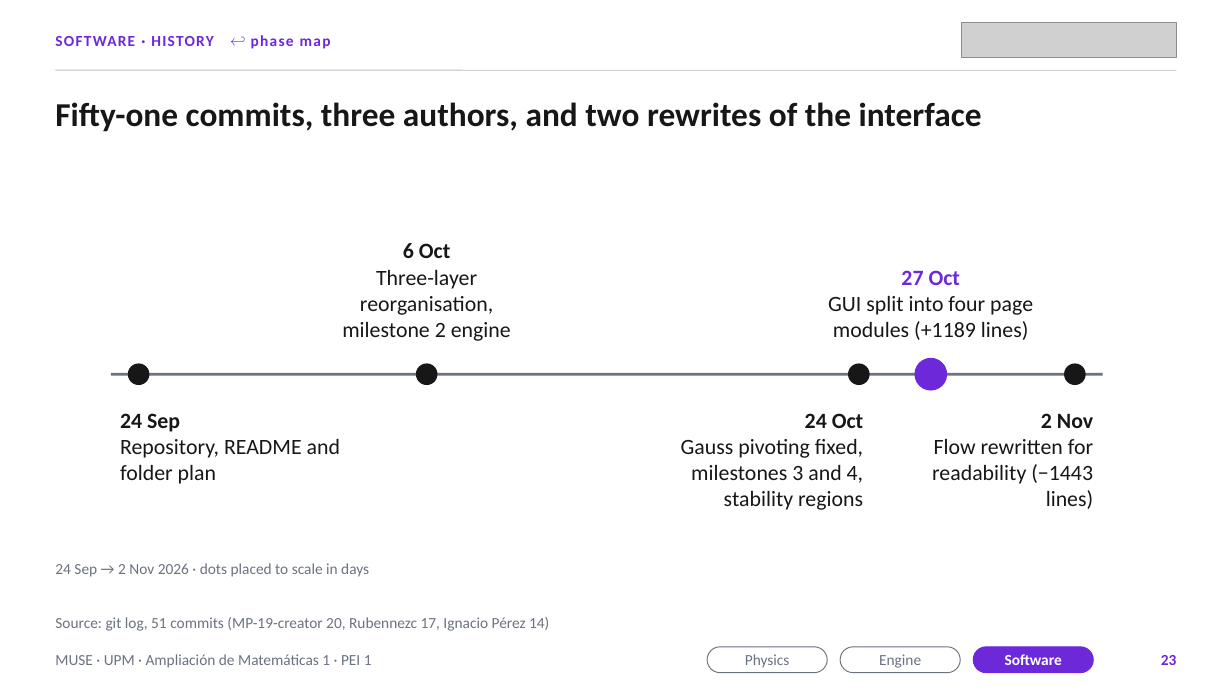
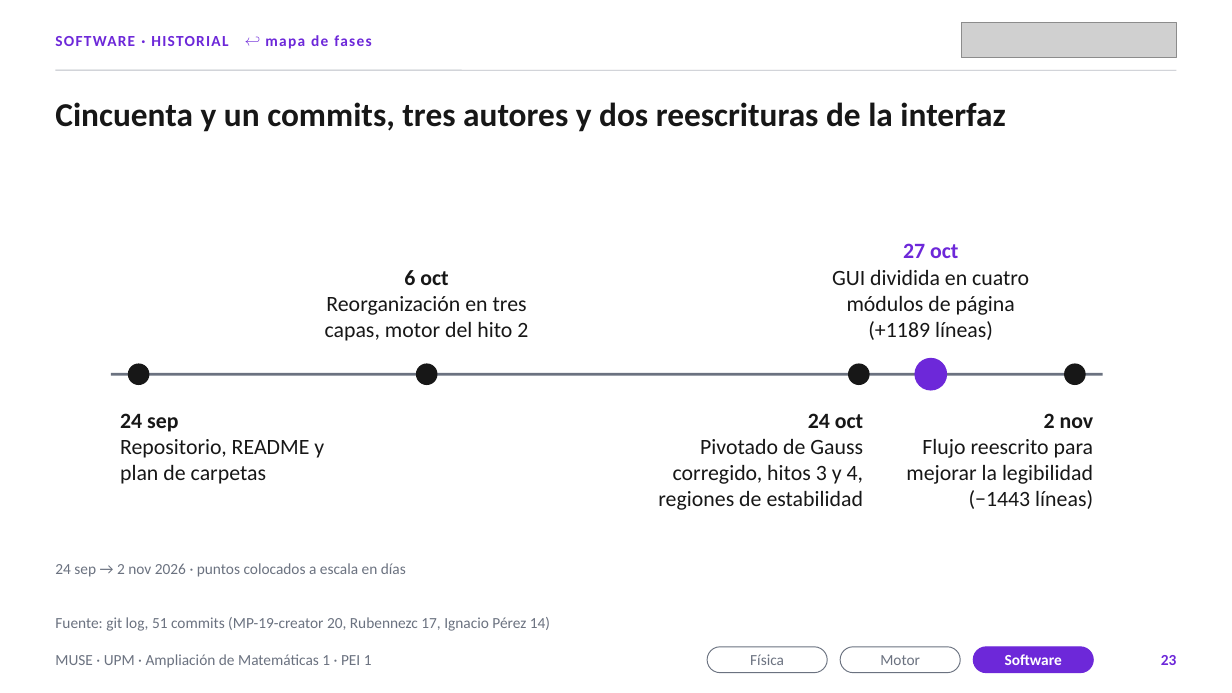
Before and after one commit to MP-19-creator/Grupo3-AmpliacionMatematicas, a slide deck: slide 23 of presentacion/PEI1_final.pptx. Drawn at 1232x693 pixels with LibreOffice and Linux fonts; fonts in the diff are those of the drawing; grey boxes stand for pictures. Boxes give left, top, right and bottom in pixels: in the first picture for what was removed or moved away, otherwise in the second. Text is boxed around its words. In the diff, an @@ line names an element or a change of style, - is before the commit and + after.

```diff
--- a/presentacion/PEI1_final.pptx
+++ b/presentacion/PEI1_final.pptx
@@ text at <box>55,35,371,49</box>: text changed @@
-SOFTWARE · HISTORY ↩ phase map
+SOFTWARE · HISTORIAL ↩ mapa de fases
@@ text at <box>55,102,1005,132</box>: text changed @@
-Fifty-one commits, three authors, and two rewrites of the interface
+Cincuenta y un commits, tres autores y dos reescrituras de la interfaz
@@ text at <box>832,243,1029,340</box>: text changed @@
-27 Oct
-GUI split into four page modules (+1189 lines)
+27 oct
+GUI dividida en cuatro módulos de página (+1189 líneas)
@@ text at <box>325,270,528,341</box>: text changed @@
-6 Oct
-Three-layer reorganisation, milestone 2 engine
+6 oct
+Reorganización en tres capas, motor del hito 2
@@ text at <box>120,413,324,484</box>: text changed @@
-24 Sep
-Repository, README and folder plan
+24 sep
+Repositorio, README y plan de carpetas
@@ text at <box>658,413,864,510</box>: text changed @@
-24 Oct
-Gauss pivoting fixed, milestones 3 and 4, stability regions
+24 oct
+Pivotado de Gauss corregido, hitos 3 y 4, regiones de estabilidad
@@ text at <box>906,413,1094,509</box>: text changed @@
-2 Nov
-Flow rewritten for readability (−1443 lines)
+2 nov
+Flujo reescrito para mejorar la legibilidad (−1443 líneas)
@@ text at <box>55,563,406,577</box>: text changed @@
-24 Sep → 2 Nov 2026 · dots placed to scale in days
+24 sep → 2 nov 2026 · puntos colocados a escala en días
@@ text at <box>55,617,550,631</box>: text changed @@
-Source: git log, 51 commits (MP-19-creator 20, Rubennezc 17, Ignacio Pérez 14)
+Fuente: git log, 51 commits (MP-19-creator 20, Rubennezc 17, Ignacio Pérez 14)
@@ text in rounded rectangle at <box>750,654,784,665</box>: text changed @@
-Physics
+Física
@@ text in rounded rectangle at <box>880,655,920,665</box>: text changed @@
-Engine
+Motor
```
Also in this commit, not shown: 30 other slides changed, 10 other files.
